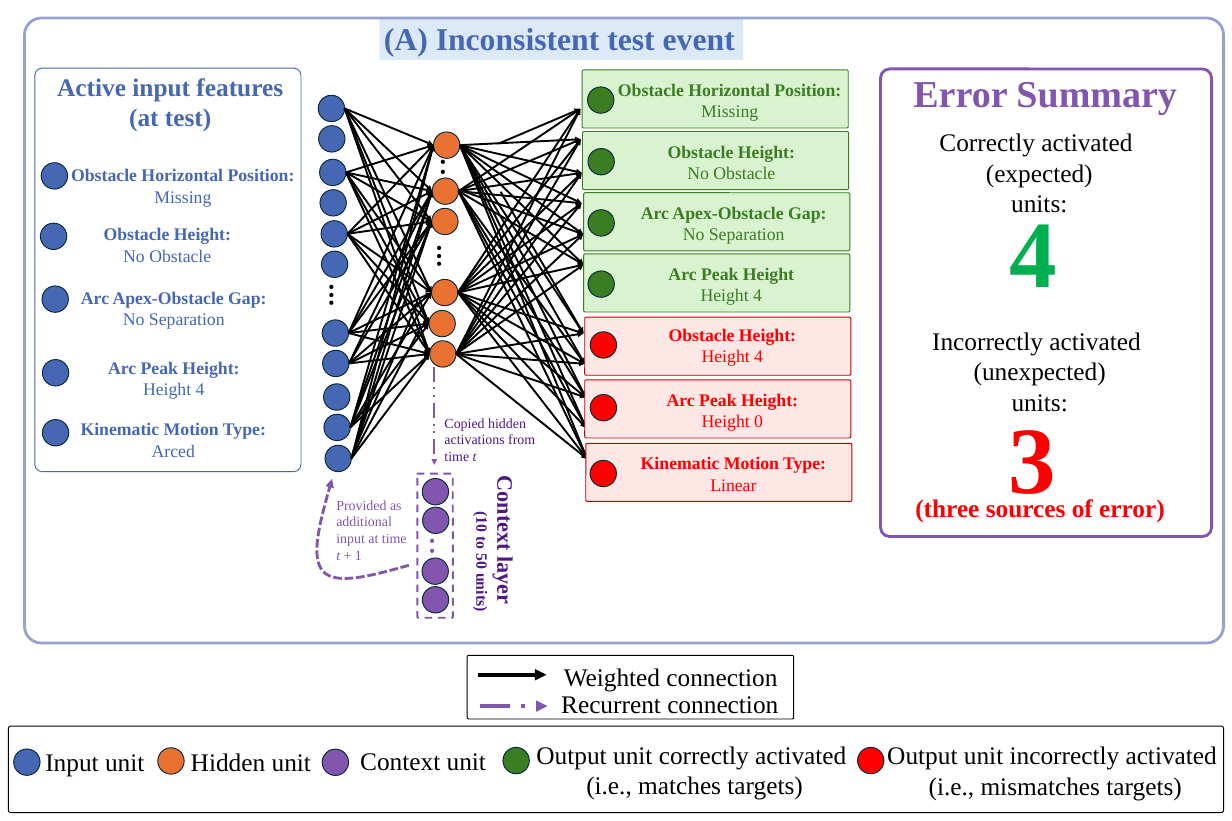
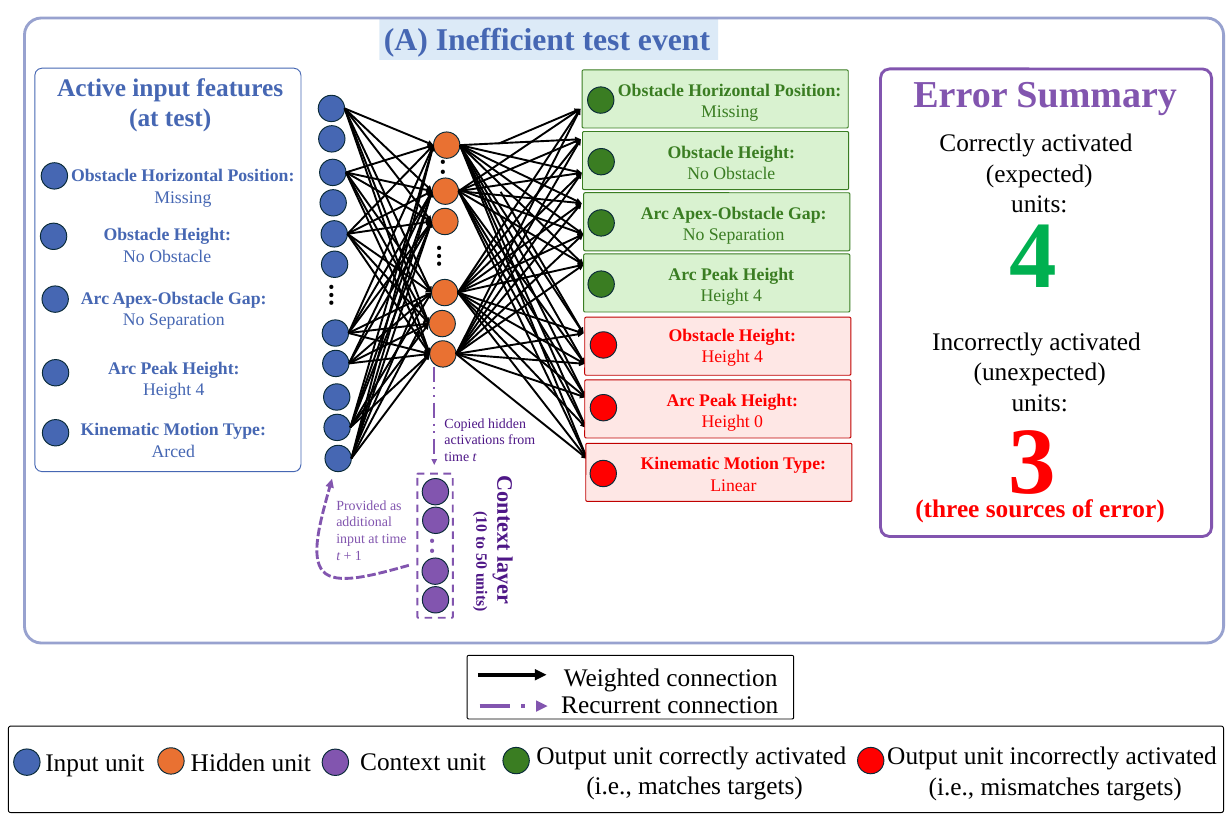
Before and after one commit to dtbenton/newGergelySim, a slide deck: slide 2 of psychologicalReview/figures/inconsistentConsistent.pptx. Drawn at 1232x821 pixels with LibreOffice and Linux fonts; fonts in the diff are those of the drawing. Boxes give left, top, right and bottom in pixels: in the first picture for what was removed or moved away, otherwise in the second. Text is boxed around its words. In the diff, an @@ line names an element or a change of style, - is before the commit and + after.

```diff
--- a/psychologicalReview/figures/inconsistentConsistent.pptx
+++ b/psychologicalReview/figures/inconsistentConsistent.pptx
@@ rectangle "(A) Inefficient test event" resized from (x1=379, y1=17, x2=743, y2=60) to (x1=379, y1=17, x2=718, y2=60) @@
@@ text in rectangle at (x1=384, y1=27, x2=710, y2=57): text changed @@
-(A) Inconsistent test event
+(A) Inefficient test event
```
Also in this commit, not shown: 1 other slide changed, 3 other files.
